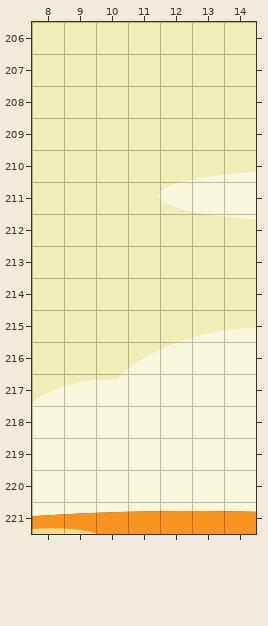
Tiled map: android/assets/level1.tmx. Above, as it was before the edit.
Cells are 32x32 px. Shown: x 8..14, y 206..221.
And afterwards:
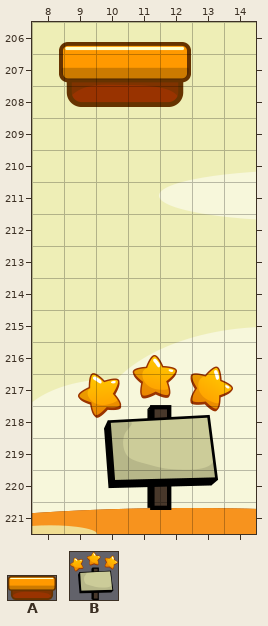
Key: from "Platformer1": A 0; from "sign1": B 0.
Objects are placed by their top-left corner, in cells (3,4 is the top-left corner of cell 3,4); size is 1x1 cell unless given.
Change:
--- layer "Platform Layer" (added)
+A at 8.9,206.6 size 4.1x2
+B at 9.4,216.4 size 4.8x4.8
Pixel boxes of the changes (left, top, right, bottom) in both pictures:
added: (59, 42, 191, 107)
added: (78, 355, 233, 510)
